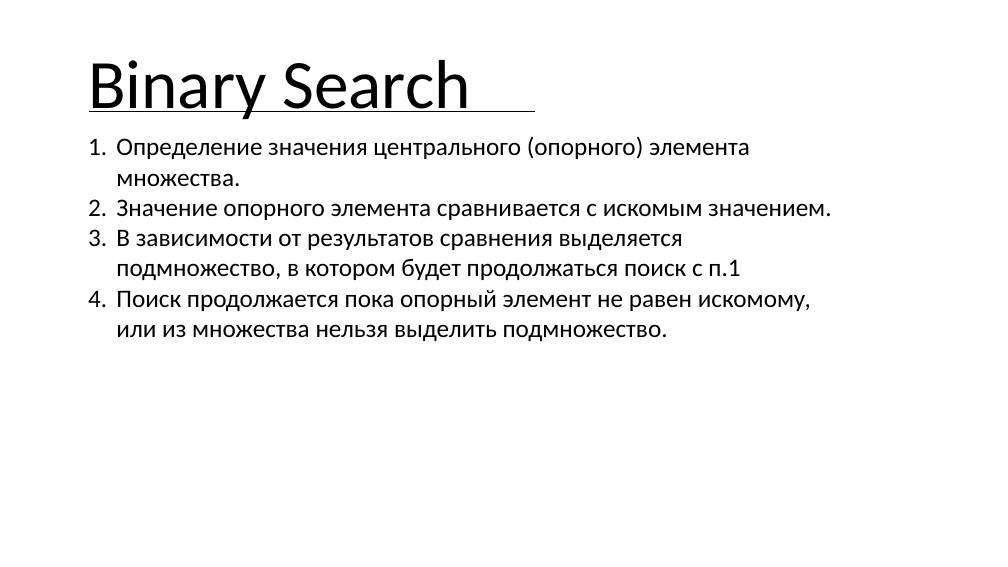
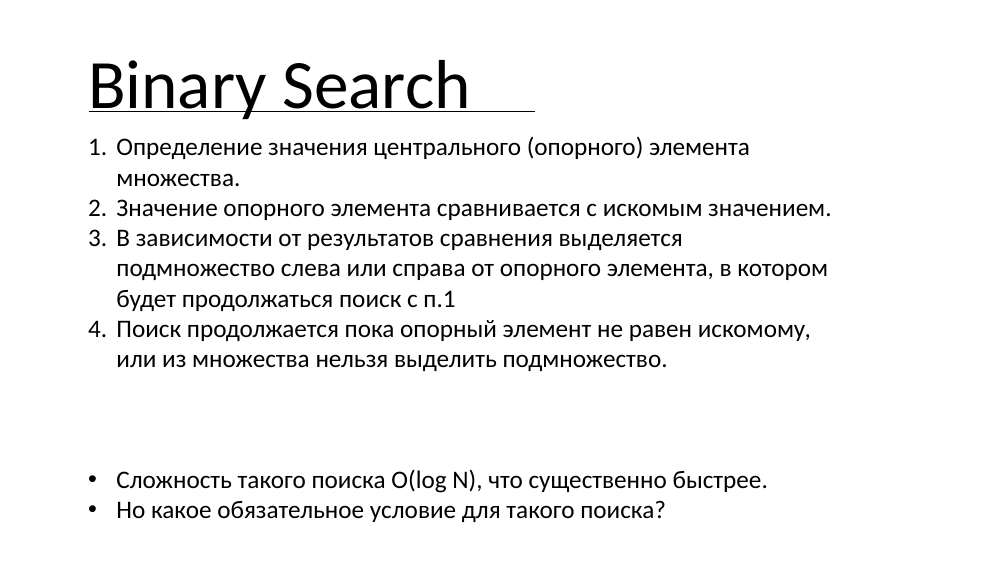
Before and after one commit to smurfomen/education-cpp, a slide deck: slide 6 of 03_search_algorithms/03_search_algorithms.pptx (slide 5 before the commit). Drawn at 1008x567 pixels with LibreOffice and Linux fonts; fonts in the diff are those of the drawing. Boxes give left, top, right and bottom in pixels: in the first picture for what was removed or moved away, otherwise in the second. Text is boxed around its words. In the diff, an @@ line names an element or a change of style, - is before the commit and + after.

```diff
--- a/03_search_algorithms/03_search_algorithms.pptx
+++ b/03_search_algorithms/03_search_algorithms.pptx
@@ text at bbox=[116, 229, 828, 311]: text changed @@
-3. В зависимости от результатов сравнения выделяется подмножество, в котором будет продолжаться поиск с п.1
+3. В зависимости от результатов сравнения выделяется подмножество слева или справа от опорного элемента, в котором будет продолжаться поиск с п.1
@@ text at bbox=[116, 469, 768, 522]: paragraphs added @@
+• Cложность такого поиска O(log N), что существенно быстрее.
+• Но какое обязательное условие для такого поиска?
```
Also in this commit, not shown: 2 other slides changed, 3 slides added, 2 other files.
